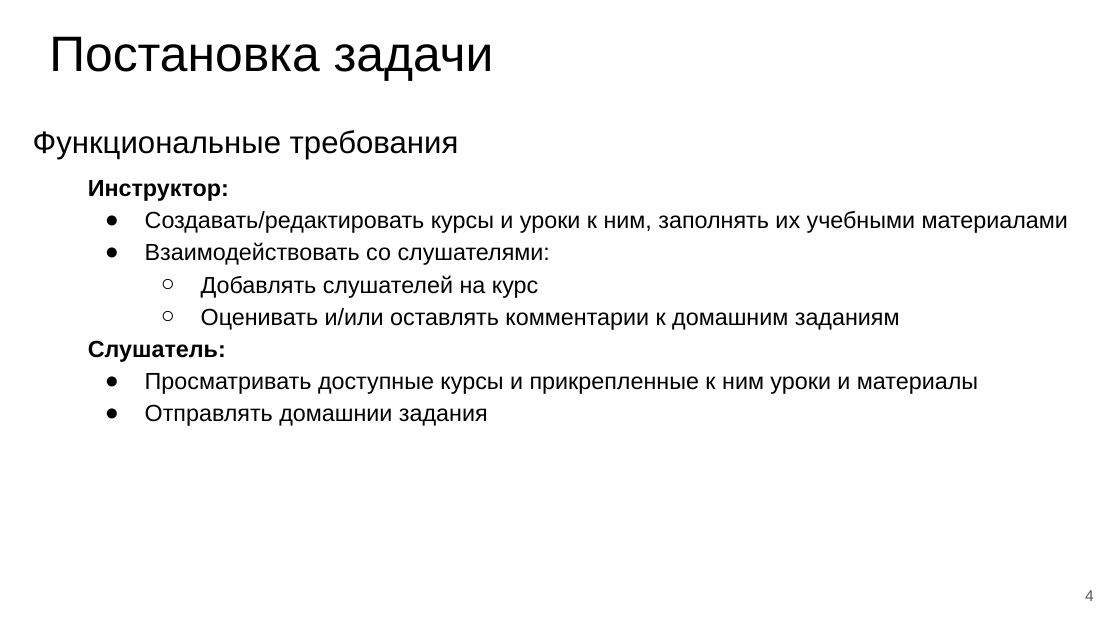
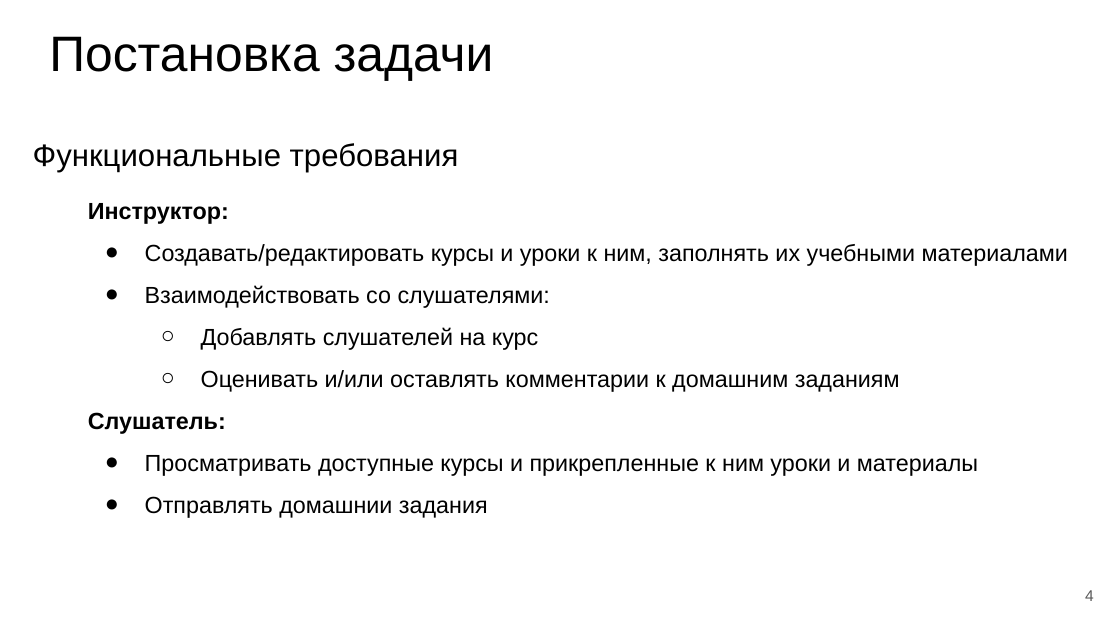
Before and after one commit to TolstovM/project-11, a slide deck: slide 4 of documentation/Презентация.pptx. Drawn at 1120x630 pixels with LibreOffice and Linux fonts; fonts in the diff are those of the drawing. Boxes give left, top, right and bottom in pixels: in the first picture for what was removed or moved away, otherwise in the second. Text is boxed around its words. In the diff, an @@ line names an element or a change of style, - is before the commit and + after.

```diff
--- a/documentation/Презентация.pptx
+++ b/documentation/Презентация.pptx
@@ text "Функциональные требования" at [33,143,1068,518]: line spacing 1.15 to 1.5 @@
```
Also in this commit, not shown: 5 other slides changed, 1 other file.
